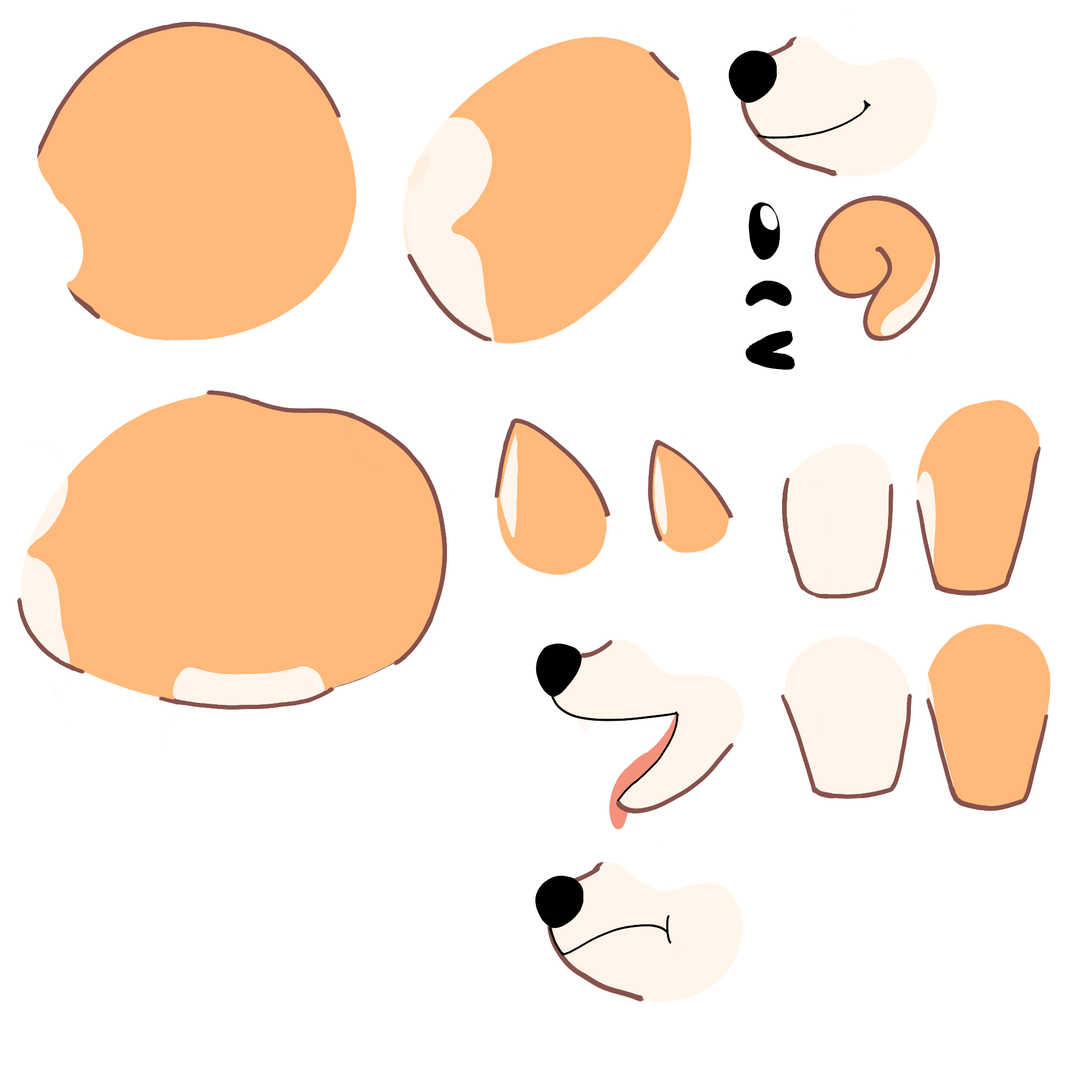
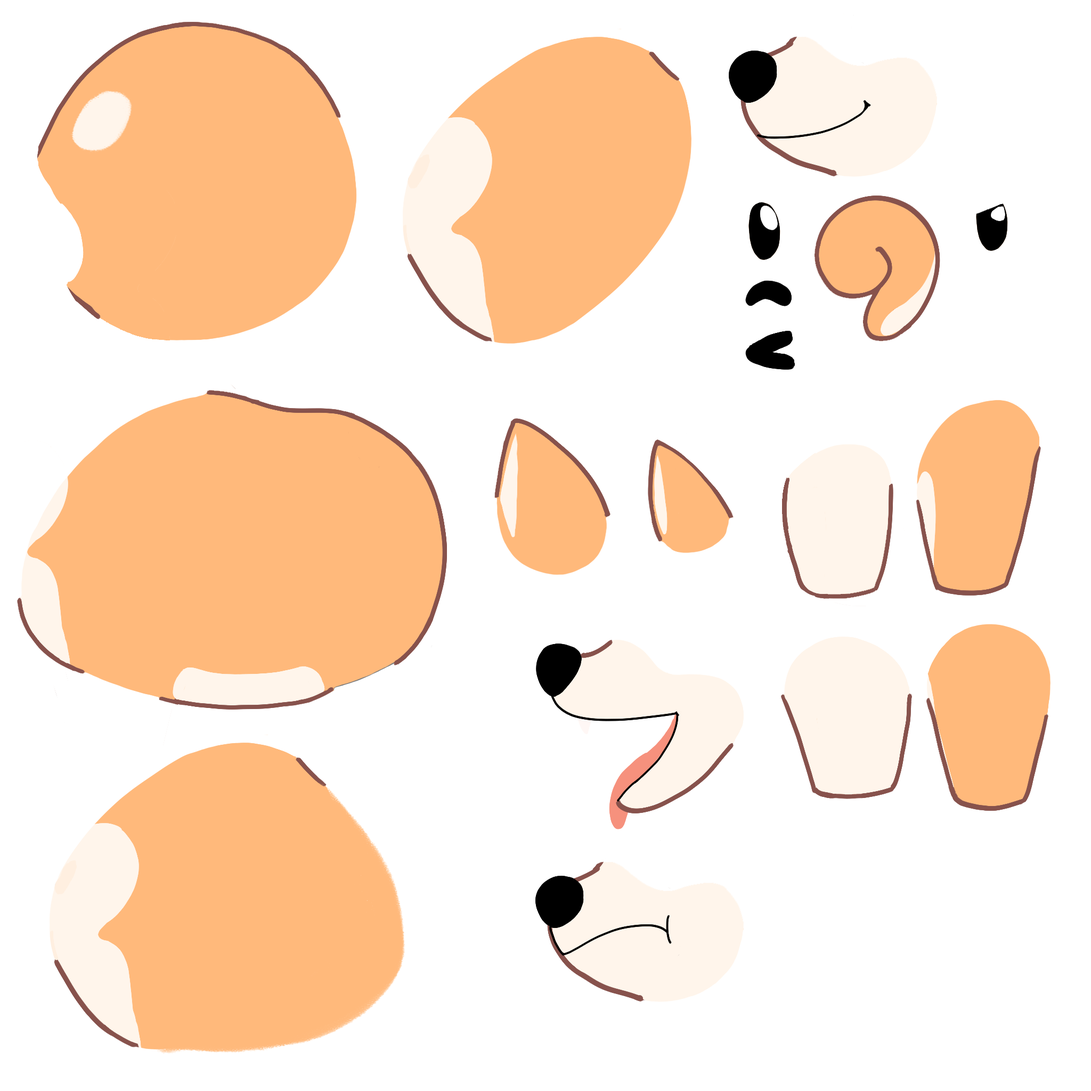
Before/after of a w=1091, h=1091 layered artwork. What changed in the layer stack:
added layer "eye copy" in group "side" over [976, 203, 1009, 252]
added layer "Layer 6" in group "side" over [70, 90, 133, 153]
added layer "neck copy" in group "side" over [49, 734, 406, 1055]
